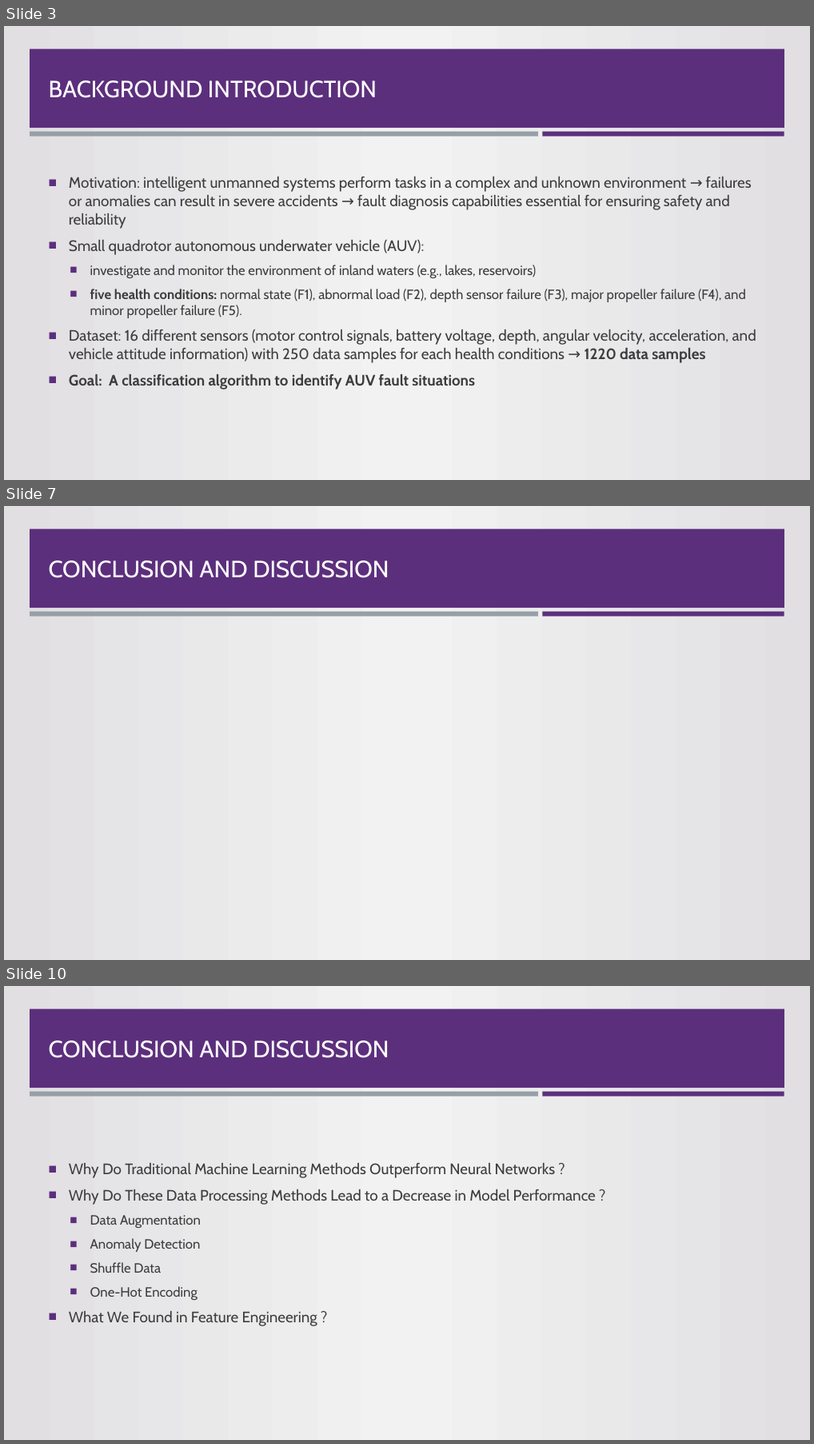
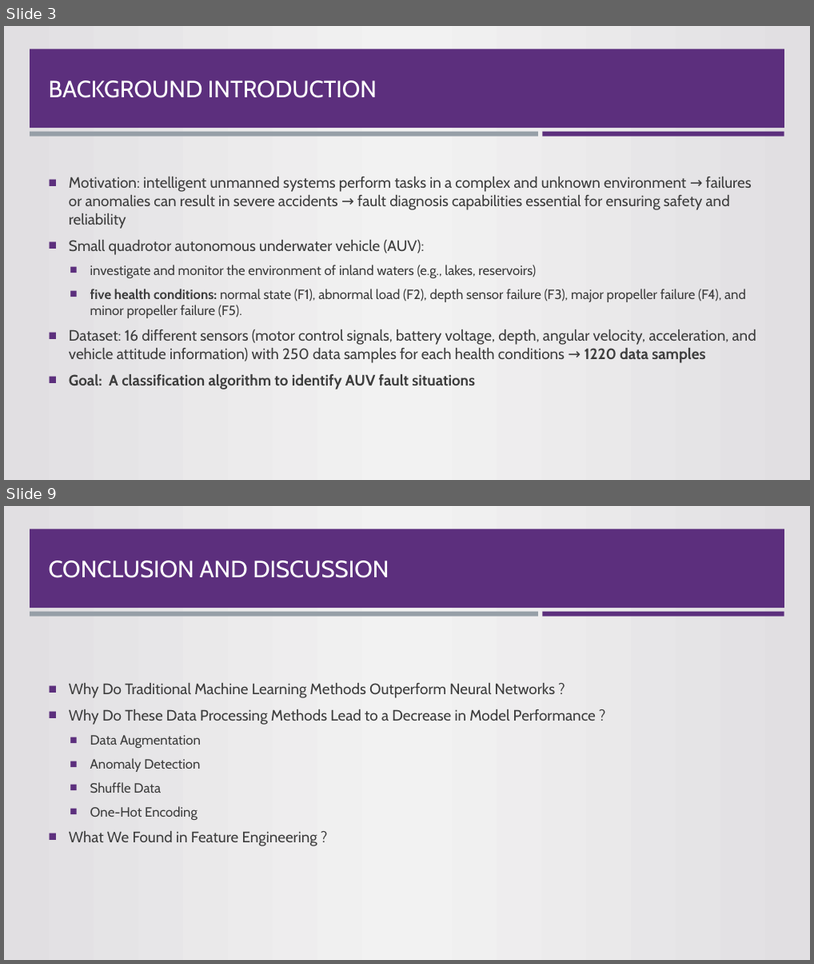
Before and after one commit to sunyrain/MLTask, a slide deck: Presentation.pptx. Shown one above the other, each under a label of ours: slides 3, 7 and 10 before the commit, slides 3 and 9 after it; the slides between them are not shown. The pictures are 814x1444 and 814x964 pixels, drawn with LibreOffice and Linux fonts; fonts in the diff are those of the drawing; background and template pictures are left out. Boxes give left, top, right and bottom in pixels: in the first picture for what was removed or moved away, otherwise in the second. Text is boxed around its words. In the diff, an @@ line names an element or a change of style, - is before the commit and + after.

```diff
--- a/Presentation.pptx
+++ b/Presentation.pptx
@@ slide 7 removed at [4, 506, 810, 960], background gradient #E1DFE2 to #F2F2F2; not listed: 3 template elements that a slide beside it also shows @@
@@ title removed at [49, 560, 389, 578] @@
-CONCLUSION AND DISCUSSION
@@ what was slide 10 is now slide 9 @@
```
Also in this commit, not shown: 3 slides changed, 1 slide added, 6 other slides removed.
